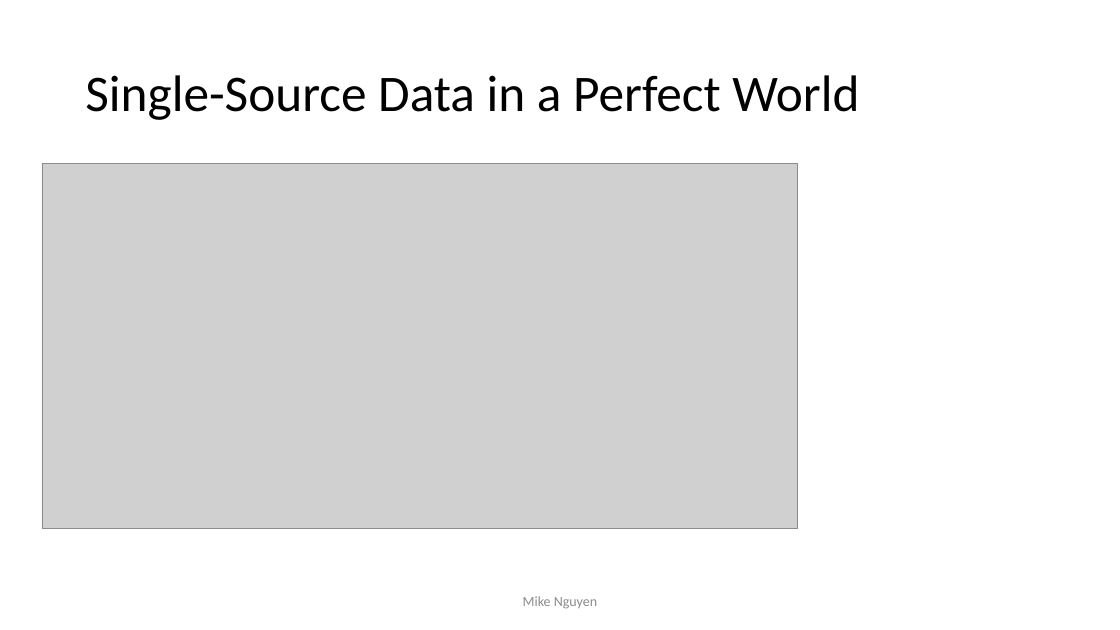
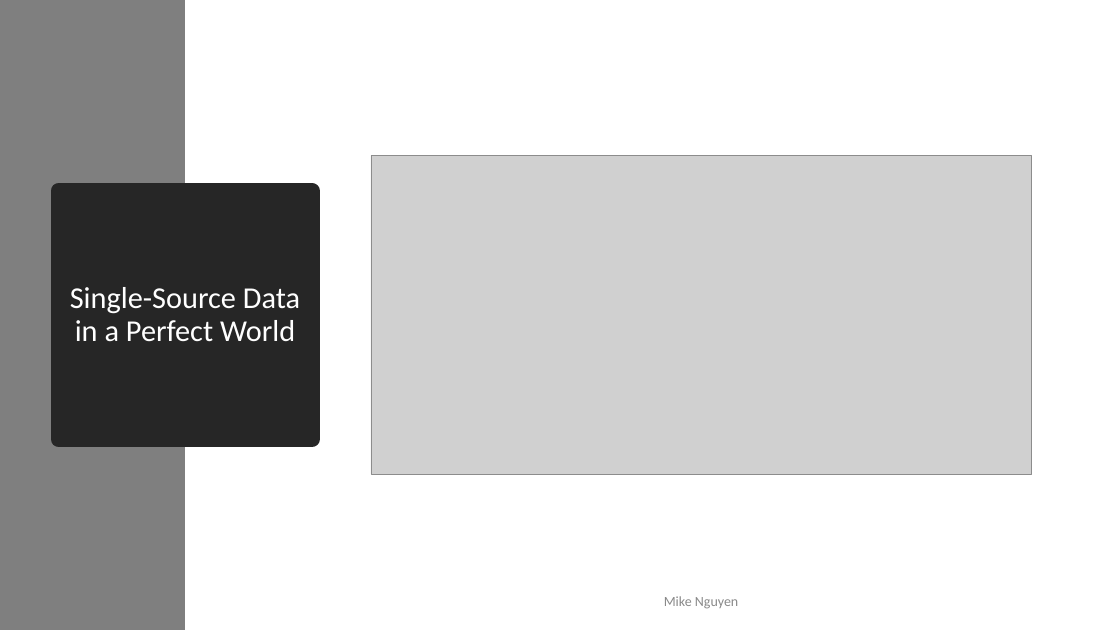
Before and after one commit to mikenguyen13/mar4050, a slide deck: slide 15 of lectures/4/1_External Secondary Data_Causal Research.pptx (slide 14 before the commit). Drawn at 1120x630 pixels with LibreOffice and Linux fonts; fonts in the diff are those of the drawing; grey boxes stand for pictures. Boxes give left, top, right and bottom in pixels: in the first picture for what was removed or moved away, otherwise in the second. Text is boxed around its words. In the diff, an @@ line names an element or a change of style, - is before the commit and + after.

```diff
--- a/lectures/4/1_External Secondary Data_Causal Research.pptx
+++ b/lectures/4/1_External Secondary Data_Causal Research.pptx
@@ rectangle added at (x1=0, y1=0, x2=185, y2=630), fill #7F7F7F @@
@@ picture resized from (x1=42, y1=163, x2=798, y2=528) to (x1=371, y1=155, x2=1032, y2=474) @@
@@ title "Single-Source Data in a Perfect ..." resized from (x1=85, y1=75, x2=859, y2=120) to (x1=59, y1=191, x2=312, y2=439) @@
@@ title "Single-Source Data in a Perfect ..." at (x1=59, y1=191, x2=312, y2=439): size 44 to 26 pt, text colour #000000 to #FFFFFF; alignment left to centre; fill none to #262626; outline none to #262626 13.75 pt @@
@@ text "Mike Nguyen" moved from (x1=523, y1=596, x2=597, y2=609) to (x1=664, y1=596, x2=738, y2=609) @@
@@ text "Mike Nguyen" at (x1=664, y1=596, x2=738, y2=609): text colour #8C8C8C to #898989; more space between paragraphs @@
```
Also in this commit, not shown: 9 other slides changed, 11 slides added.
